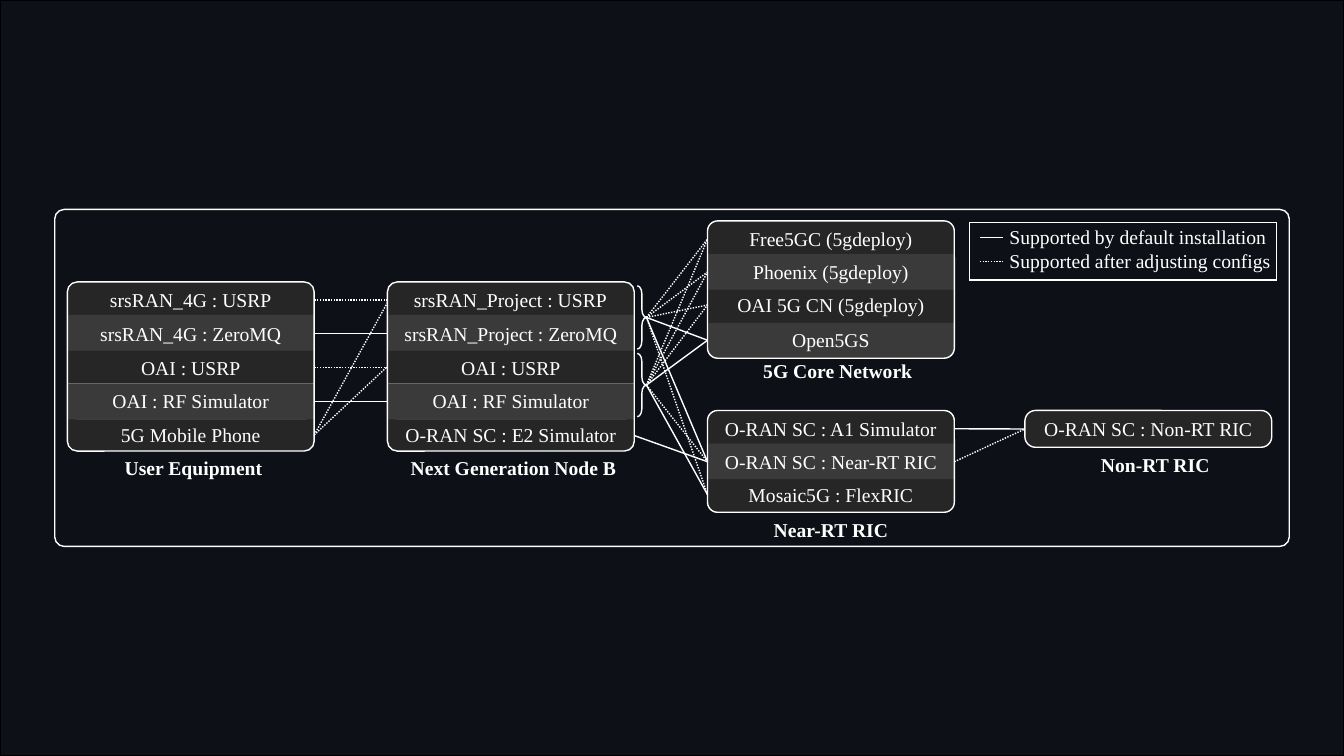
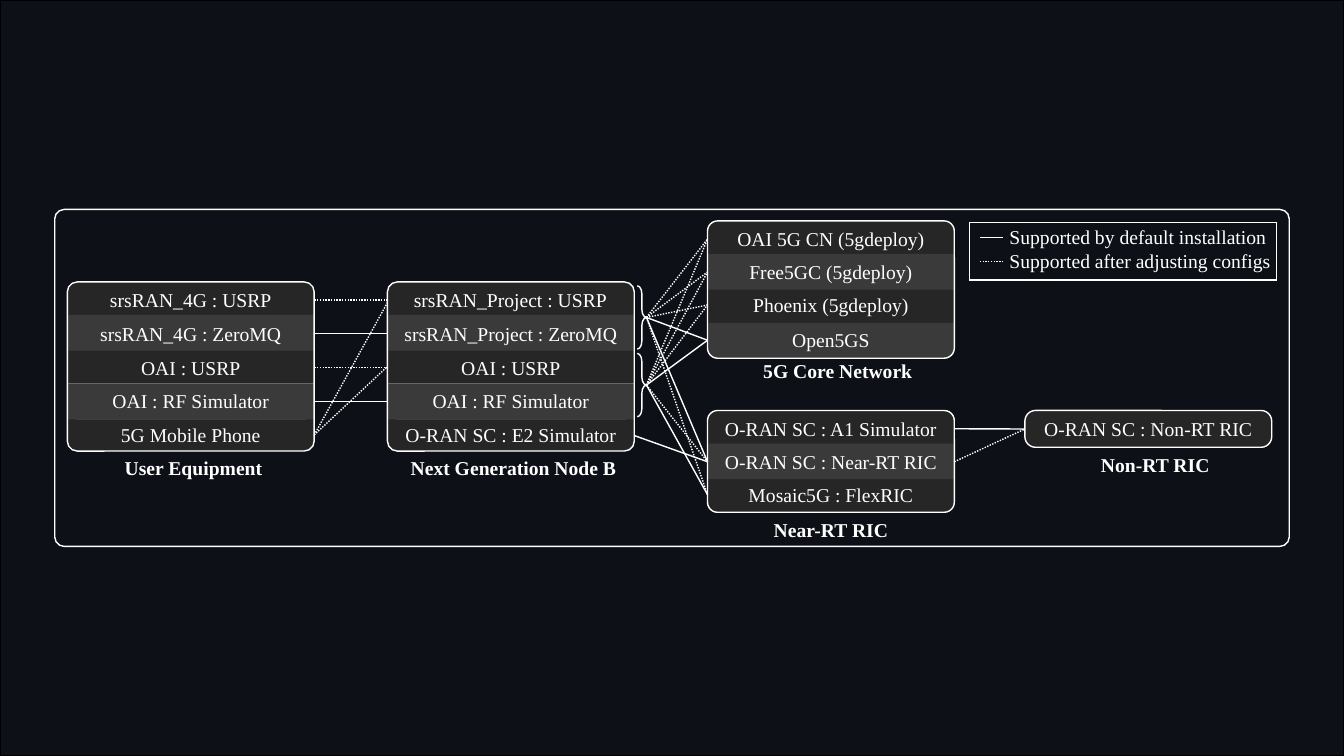
Before and after one commit to usnistgov/O-RAN-Testbed-Automation, a slide deck: slide 4 of RAN_Intelligent_Controllers/research/Diagrams.pptx. Drawn at 1344x756 pixels with LibreOffice and Linux fonts; fonts in the diff are those of the drawing. Boxes give left, top, right and bottom in pixels: in the first picture for what was removed or moved away, otherwise in the second. Text is boxed around its words. In the diff, an @@ line names an element or a change of style, - is before the commit and + after.

```diff
--- a/RAN_Intelligent_Controllers/research/Diagrams.pptx
+++ b/RAN_Intelligent_Controllers/research/Diagrams.pptx
@@ text "OAI 5G CN (5gdeploy)": place and size @@
-text "OAI 5G CN (5gdeploy)" at (737,298,924,317)
+text "OAI 5G CN (5gdeploy)" at (737,232,924,251)
@@ text at (749,265,912,283): text changed @@
-Phoenix (5gdeploy)
+Free5GC (5gdeploy)
@@ text at (753,298,908,317): text changed @@
-Free5GC (5gdeploy)
+Phoenix (5gdeploy)
```
Also in this commit, not shown: 3 other slides changed, 6 other files.
